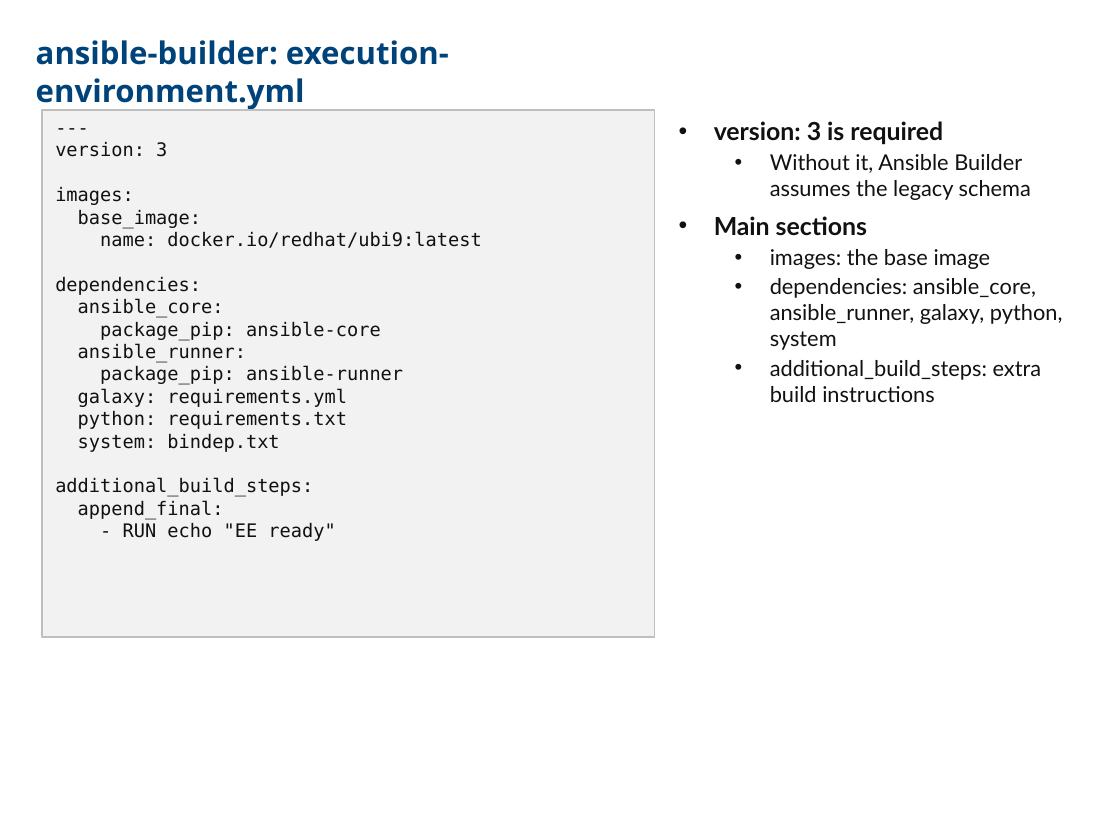
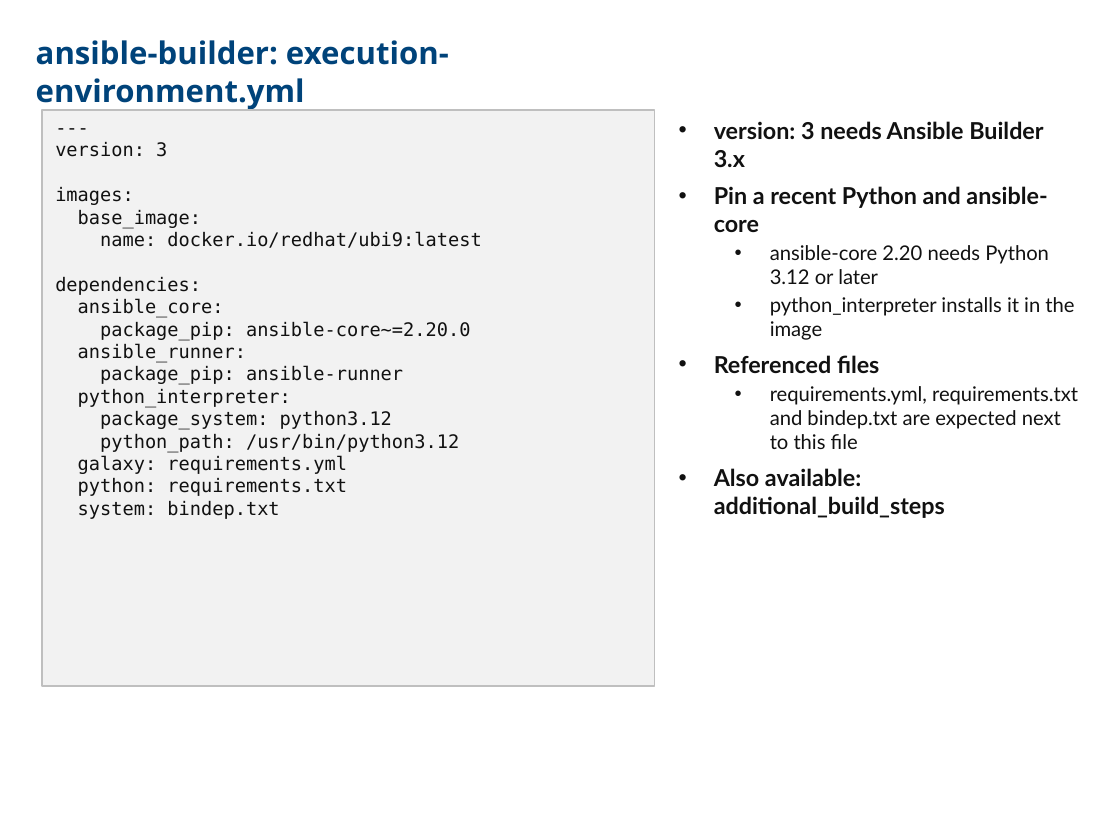
Before and after one commit to CCoupel/ansible-training, a slide deck: slide 186 of Ansible Training.pptx. Drawn at 1120x840 pixels with LibreOffice and Linux fonts; fonts in the diff are those of the drawing. Boxes give left, top, right and bottom in pixels: in the first picture for what was removed or moved away, otherwise in the second. Text is boxed around its words. In the diff, an @@ line names an element or a change of style, - is before the commit and + after.

```diff
--- a/Ansible Training.pptx
+++ b/Ansible Training.pptx
@@ rectangle "---": place and size @@
-rectangle "---" at (43,110,655,636)
+rectangle "---" at (43,110,655,685)
@@ text at (714,121,1078,518): text changed; size 14 to 13 pt @@
-• version: 3 is required
-  • Without it, Ansible Builder assumes the legacy schema
-• Main sections
-  • images: the base image
-  • dependencies: ansible_core, ansible_runner, galaxy, python, system
-  • additional_build_steps: extra build instructions
+• version: 3 needs Ansible Builder 3.x
+• Pin a recent Python and ansible-core
+  • ansible-core 2.20 needs Python 3.12 or later
+  • python_interpreter installs it in the image
+• Referenced files
+  • requirements.yml, requirements.txt and bindep.txt are expected next to this file
+• Also available: additional_build_steps
@@ text in rectangle at (100,321,471,341): text changed @@
-package_pip: ansible-core
+package_pip: ansible-core~=2.20.0
@@ text in rectangle at (78,389,459,453): paragraphs added @@
+python_interpreter:
+package_system: python3.12
+python_path: /usr/bin/python3.12
@@ text in rectangle at (55,478,335,541): paragraphs removed @@
-additional_build_steps:
-append_final:
-- RUN echo "EE ready"
```
Also in this commit, not shown: 5 other slides changed.
